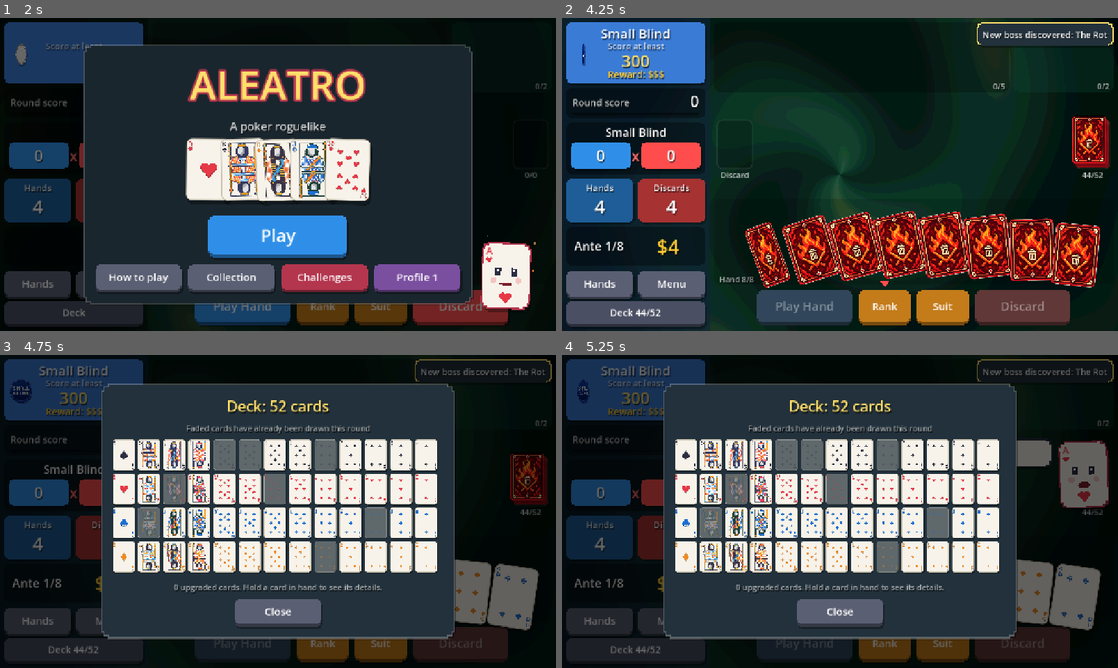
Above: before the commit, frames 1-4 (two rows, left to right).
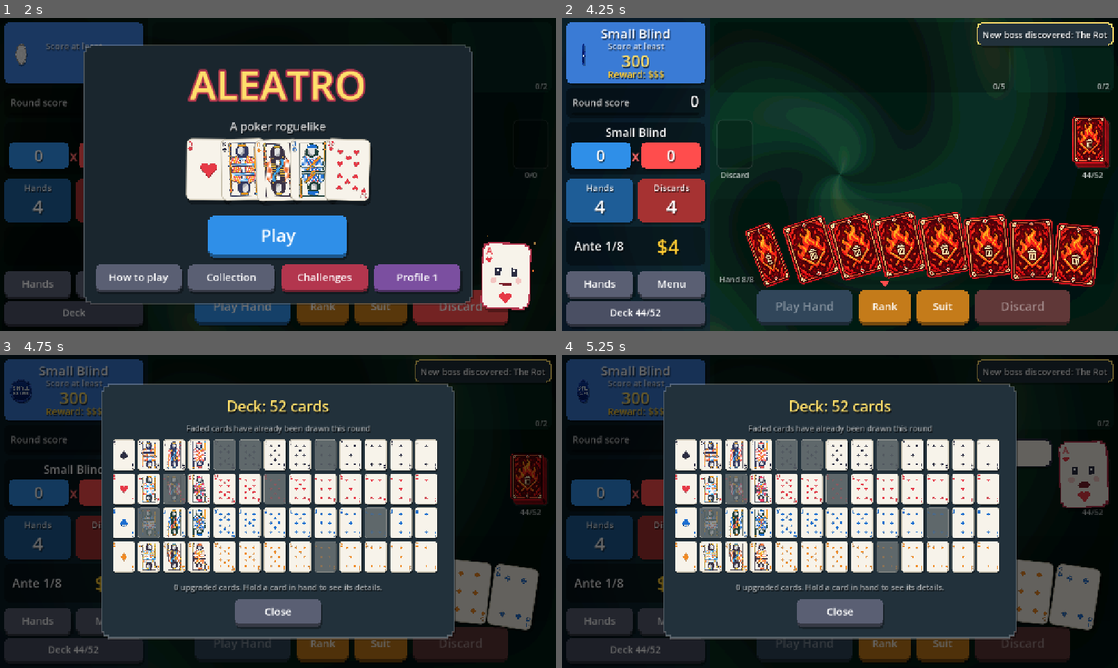
Above: after the commit, the same moments.

Repository: Yassineallach/schoolmaroc
Game: Godot game, scene res://scenes/main.tscn
The game is run twice, just before and just after one commit, with the same random seed, the same clock (stepped at 60 frames per second) and the same inputs.
Inputs (mouse positions are in pixels of both pictures, inside the frame that each line leads up to):
- Up to frame 1 (2 s): click "Play Hand" at 0.5 s; click "Play Hand" at 1.25 s
- Up to frame 2 (4.25 s): click "Play" at 2 s; click "Play" at 2.75 s; click "Play Small Blind" at 3.5 s
- Up to frame 3 (4.75 s): tap Enter (ui_accept) at 4.25 s; drag from (528, 486) to (333, 442) at 4.27 s
- Up to frame 4 (5.25 s): drag from (734, 486) to (812, 574) at 5.02 s

Frame 1 is identical in both runs. In frame 2, 0.5% of the frame differs, in the area x 33-99%, y 31-87%; in frame 3, less than 0.1%; in frame 4, less than 0.1%.

Commit message:
Deck backs: round corners matching the other cards, no face outline
Co-Authored-By: Claude Opus 5.5 <noreply@anthropic.com>
Claude-Session: https://claude.ai/code/session_01LZR5ftoCVRtdXjWmfvUKYt

Diff:
--- a/aleatro/scripts/card_view.gd
+++ b/aleatro/scripts/card_view.gd
@@ -151,7 +151,9 @@
 func _draw_back() -> void:
 	if back_art != null:
 		_face_box.color = Color(0, 0, 0, 0)
+		_face_box.outline = 0.0
 		draw_style_box(_face_box, Rect2(Vector2.ZERO, size))  # just its shadow
+		_face_box.outline = 2.0
 		draw_texture_rect(back_art, Rect2(Vector2.ZERO, size), false)
 		return
 	_face_box.color = back_color
Binary file changed: aleatro/assets/decks/arcane.png
Binary file changed: aleatro/assets/decks/azure.png
Binary file changed: aleatro/assets/decks/bare.png
Binary file changed: aleatro/assets/decks/chaos.png
Binary file changed: aleatro/assets/decks/checker.png
Binary file changed: aleatro/assets/decks/crimson.png
Binary file changed: aleatro/assets/decks/gold.png
Binary file changed: aleatro/assets/decks/grove.png
Binary file changed: aleatro/assets/decks/ink.png
Binary file changed: aleatro/assets/decks/painted.png
Binary file changed: aleatro/assets/decks/plasma.png
Binary file changed: aleatro/assets/decks/spirit.png
(and 3 more such lines)
